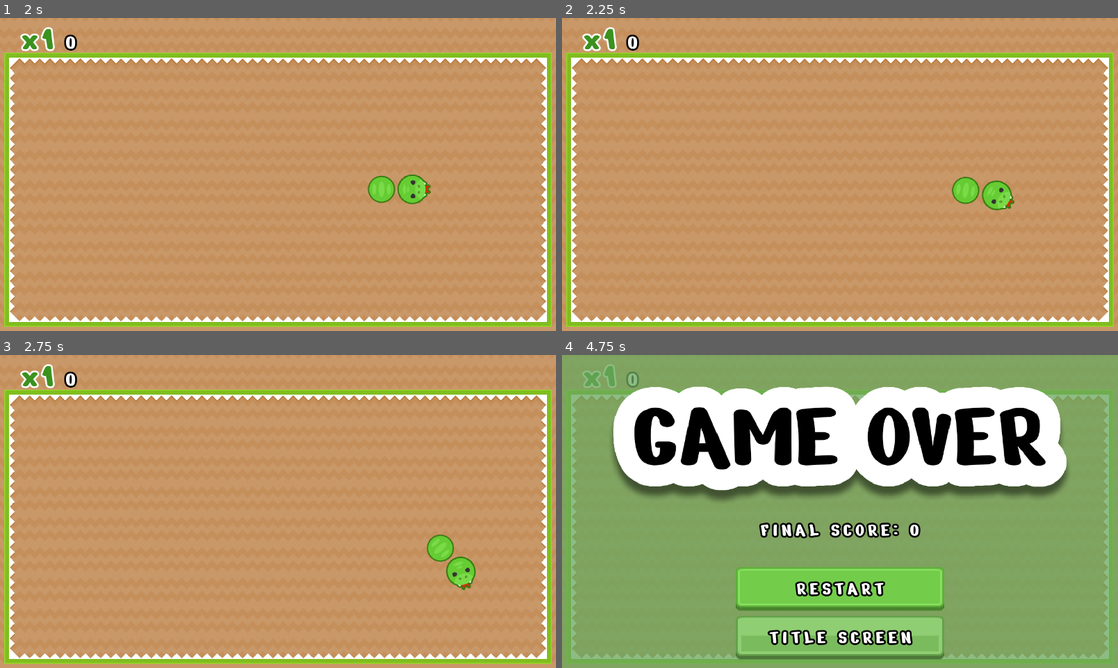
Above: before the commit, frames 1-4 (two rows, left to right).
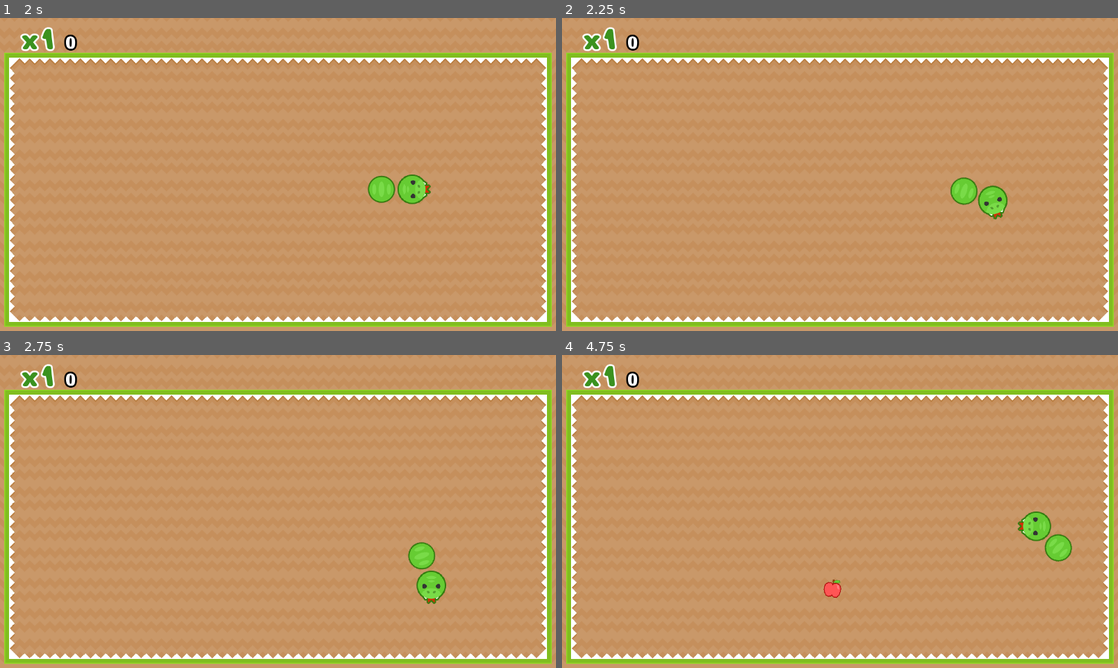
Above: after the commit, the same moments.

Repository: Dancovich/hungry_snake
Game: Godot game, scene res://main_scene.tscn
Two runs of this game, one before a commit and one after it. Both use one fixed random seed, a clock stepped at 60 frames per second and the inputs below.
Inputs:
- Up to frame 1 (2 s): click "START" at 0.5 s; hold Right (move_right) from 1.28 s (still down); hold Space (eat) from 1.28 s (still down)
- Up to frame 2 (2.25 s): release Right (move_right) at 2.03 s; release Space (eat) at 2.03 s; hold Down (move_down) from 2.03 s (still down); tap Space (eat) at 2.1 s
- Up to frame 3 (2.75 s): keep holding Down (move_down)
- Up to frame 4 (4.75 s): release Down (move_down) at 2.78 s; hold Right (move_right) 2.78-3.53 s; hold Space (eat) 2.78-3.53 s; hold Up (move_up) 3.53-4.28 s; tap Space (eat) at 3.6 s; hold Left (move_left) from 4.28 s (still down); hold Space (eat) from 4.28 s (still down)

Frame 1 is identical in both runs. In frame 2, 0.5% of the frame differs, in the area x 69-82%, y 50-65%; in frame 3, 1.5%; in frame 4, 99%, in the area x 0-100%, y 0-100%.

Commit message:
Adjustments in controls

Diff:
--- a/project.godot
+++ b/project.godot
@@ -74,7 +74,7 @@
 [input]
 
 move_up={
-"deadzone": 0.5,
+"deadzone": 0.1,
 "events": [ Object(InputEventKey,"resource_local_to_scene":false,"resource_name":"","device":0,"alt":false,"shift":false,"control":false,"meta":false,"command":false,"pressed":false,"scancode":16777232,"unicode":0,"echo":false,"script":null)
 , Object(InputEventJoypadMotion,"resource_local_to_scene":false,"resource_name":"","device":0,"axis":1,"axis_value":-1.0,"script":null)
 , Object(InputEventKey,"resource_local_to_scene":false,"resource_name":"","device":0,"alt":false,"shift":false,"control":false,"meta":false,"command":false,"pressed":false,"scancode":87,"unicode":0,"echo":false,"script":null)
@@ -82,7 +82,7 @@
  ]
 }
 move_down={
-"deadzone": 0.5,
+"deadzone": 0.1,
 "events": [ Object(InputEventKey,"resource_local_to_scene":false,"resource_name":"","device":0,"alt":false,"shift":false,"control":false,"meta":false,"command":false,"pressed":false,"scancode":16777234,"unicode":0,"echo":false,"script":null)
 , Object(InputEventJoypadMotion,"resource_local_to_scene":false,"resource_name":"","device":0,"axis":1,"axis_value":1.0,"script":null)
 , Object(InputEventKey,"resource_local_to_scene":false,"resource_name":"","device":0,"alt":false,"shift":false,"control":false,"meta":false,"command":false,"pressed":false,"scancode":83,"unicode":0,"echo":false,"script":null)
@@ -90,7 +90,7 @@
  ]
 }
 move_left={
-"deadzone": 0.5,
+"deadzone": 0.1,
 "events": [ Object(InputEventKey,"resource_local_to_scene":false,"resource_name":"","device":0,"alt":false,"shift":false,"control":false,"meta":false,"command":false,"pressed":false,"scancode":16777231,"unicode":0,"echo":false,"script":null)
 , Object(InputEventJoypadMotion,"resource_local_to_scene":false,"resource_name":"","device":0,"axis":0,"axis_value":-1.0,"script":null)
 , Object(InputEventKey,"resource_local_to_scene":false,"resource_name":"","device":0,"alt":false,"shift":false,"control":false,"meta":false,"command":false,"pressed":false,"scancode":65,"unicode":0,"echo":false,"script":null)
@@ -98,7 +98,7 @@
  ]
 }
 move_right={
-"deadzone": 0.5,
+"deadzone": 0.1,
 "events": [ Object(InputEventKey,"resource_local_to_scene":false,"resource_name":"","device":0,"alt":false,"shift":false,"control":false,"meta":false,"command":false,"pressed":false,"scancode":16777233,"unicode":0,"echo":false,"script":null)
 , Object(InputEventJoypadMotion,"resource_local_to_scene":false,"resource_name":"","device":0,"axis":0,"axis_value":1.0,"script":null)
 , Object(InputEventKey,"resource_local_to_scene":false,"resource_name":"","device":0,"alt":false,"shift":false,"control":false,"meta":false,"command":false,"pressed":false,"scancode":68,"unicode":0,"echo":false,"script":null)
@@ -106,16 +106,8 @@
  ]
 }
 eat={
-"deadzone": 0.5,
+"deadzone": 0.1,
 "events": [ Object(InputEventKey,"resource_local_to_scene":false,"resource_name":"","device":0,"alt":false,"shift":false,"control":false,"meta":false,"command":false,"pressed":false,"scancode":32,"unicode":0,"echo":false,"script":null)
-, Object(InputEventJoypadButton,"resource_local_to_scene":false,"resource_name":"","device":0,"button_index":0,"pressure":0.0,"pressed":false,"script":null)
- ]
-}
-accept={
-"deadzone": 0.5,
-"events": [ Object(InputEventKey,"resource_local_to_scene":false,"resource_name":"","device":0,"alt":false,"shift":false,"control":false,"meta":false,"command":false,"pressed":false,"scancode":32,"unicode":0,"echo":false,"script":null)
-, Object(InputEventKey,"resource_local_to_scene":false,"resource_name":"","device":0,"alt":false,"shift":false,"control":false,"meta":false,"command":false,"pressed":false,"scancode":16777221,"unicode":0,"echo":false,"script":null)
-, Object(InputEventJoypadButton,"resource_local_to_scene":false,"resource_name":"","device":0,"button_index":11,"pressure":0.0,"pressed":false,"script":null)
 , Object(InputEventJoypadButton,"resource_local_to_scene":false,"resource_name":"","device":0,"button_index":0,"pressure":0.0,"pressed":false,"script":null)
  ]
 }
--- a/snake/snake.gd
+++ b/snake/snake.gd
@@ -6,7 +6,7 @@
 signal dead
 
 const SPEED := 220.0
-const ROTATION_SPEED := 2.2
+const ROTATION_SPEED := deg2rad(360.0)
 const DEFAULT_SIZE := 0.85
 const SIZE_INCREMENT := 0.08
 
@@ -17,6 +17,7 @@
 
 var _body_parts := []
 var _speed := Vector2.RIGHT * SPEED
+var _direction := Vector2.RIGHT
 var _size := DEFAULT_SIZE
 var _queue_kill := false
 
@@ -106,15 +107,24 @@
 		Input.get_action_strength("move_right") - Input.get_action_strength("move_left"), \
 		Input.get_action_strength("move_down") - Input.get_action_strength("move_up"))
 
-	if move == Vector2.ZERO:
-		if _speed == Vector2.ZERO:
-			_speed = Vector2.DOWN * SPEED
-		move = _speed
+	if move != Vector2.ZERO:
+		_direction = move.normalized()
 
-	var angle_delta := _speed.angle_to(move)
-	_speed = _speed.rotated(angle_delta * delta * ROTATION_SPEED).normalized() * SPEED * delta
+	var delta_angle = _speed.angle_to(_direction)
+	if delta_angle != 0.0:
+		if delta_angle >= 0.0:
+			var angle := ROTATION_SPEED * delta
+			if abs(angle) > abs(delta_angle):
+				angle = delta_angle
+			_speed = _speed.rotated(angle)
+		else:
+			var angle := -ROTATION_SPEED * delta
+			if abs(angle) > abs(delta_angle):
+				angle = delta_angle
+			_speed = _speed.rotated(angle)
+
+	_speed = _speed.normalized() * SPEED * delta
 	_head.position += _speed
-
 	_head.rotation = Vector2.DOWN.angle_to(_speed)
 
 	if !_body_parts.empty():
